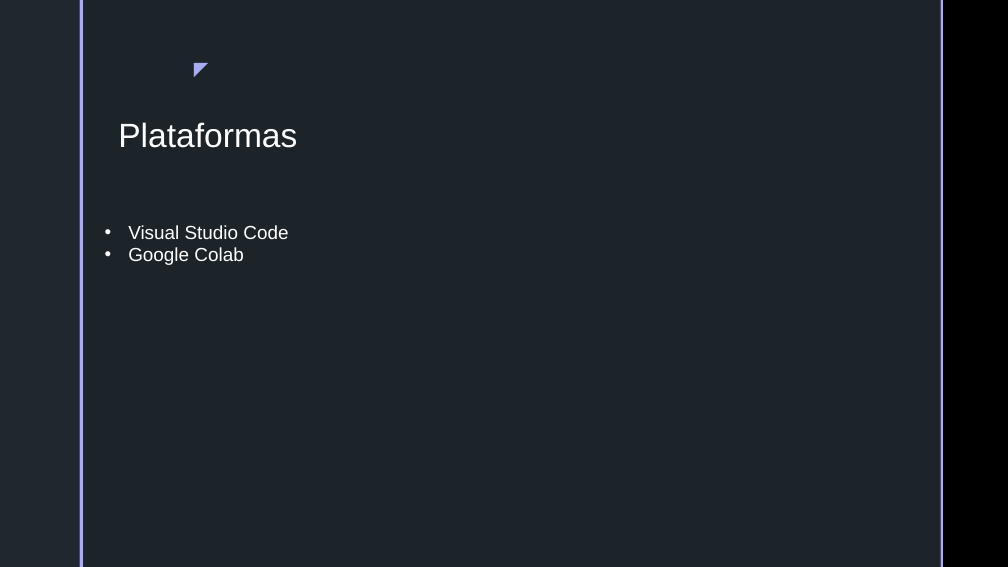
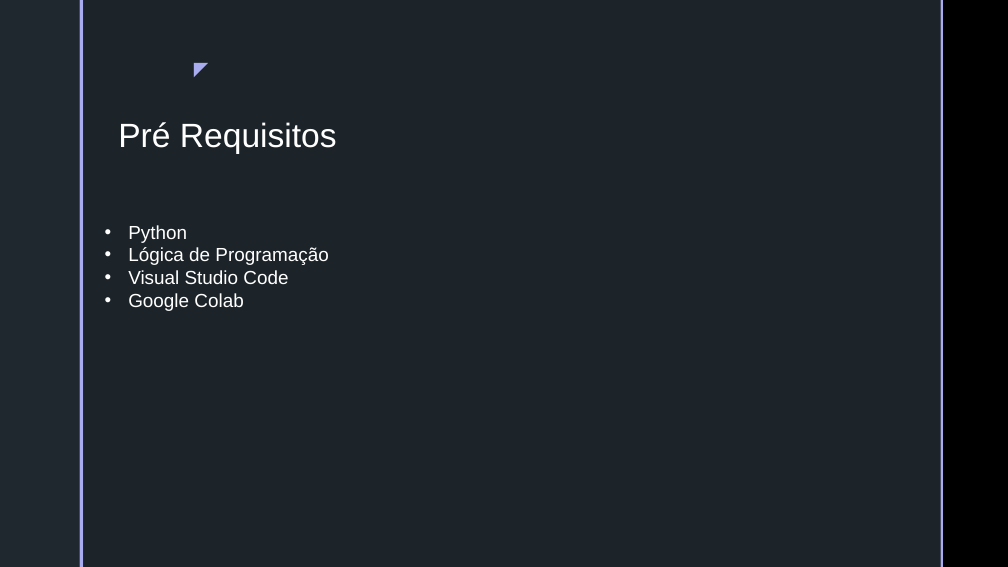
Before and after one commit to batestin1/coding_the_future_dio_redes_neurais, a slide deck: slide 9 of materiais/redes_neurais_dio.pptx (slide 7 before the commit). Drawn at 1008x567 pixels with LibreOffice and Linux fonts; fonts in the diff are those of the drawing; background and template pictures are left out. Boxes give left, top, right and bottom in pixels: in the first picture for what was removed or moved away, otherwise in the second. Text is boxed around its words. In the diff, an @@ line names an element or a change of style, - is before the commit and + after.

```diff
--- a/materiais/redes_neurais_dio.pptx
+++ b/materiais/redes_neurais_dio.pptx
@@ text at (118, 122, 337, 154): text changed @@
-Plataformas
+Pré Requisitos
@@ text at (128, 225, 328, 265): paragraphs added @@
+• Python
+• Lógica de Programação
```
Also in this commit, not shown: 4 other slides changed, 5 slides added, 10 slides removed, 5 other files.
